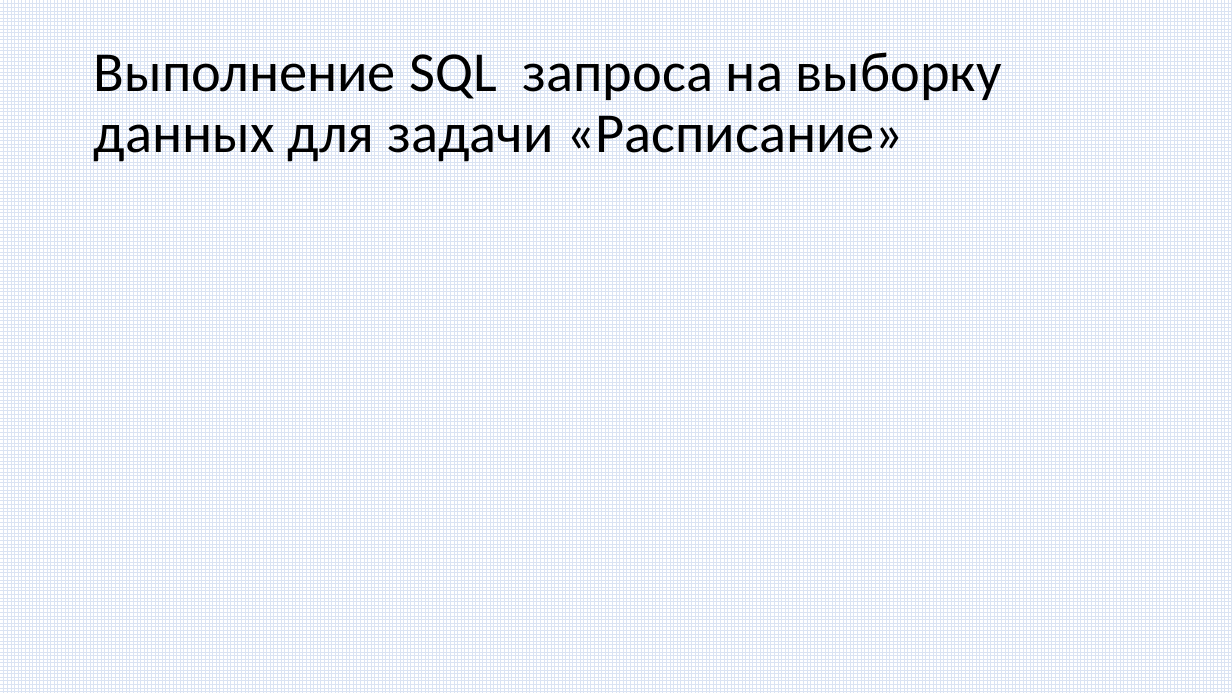
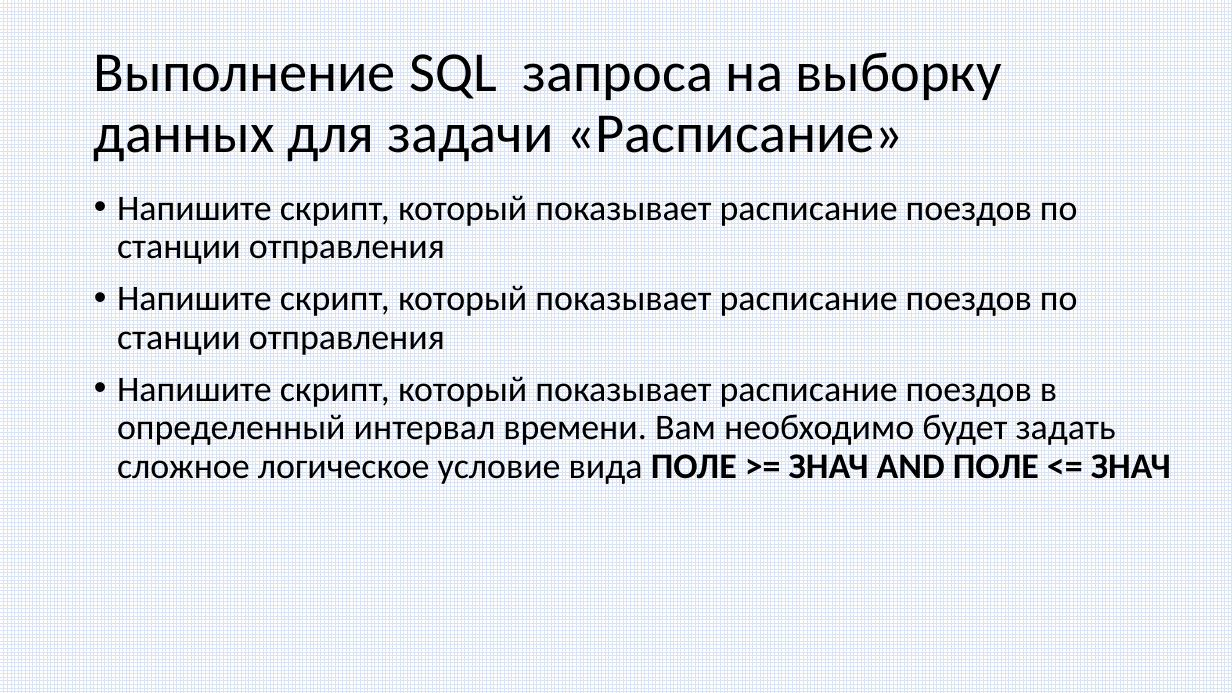
Before and after one commit to paveltsytovich/telegram-course, a slide deck: slide 156 of Presentation/Разработка ботов для телеграмм на Python.pptx (slide 150 before the commit). Drawn at 1232x693 pixels with LibreOffice and Linux fonts; fonts in the diff are those of the drawing. Boxes give left, top, right and bottom in pixels: in the first picture for what was removed or moved away, otherwise in the second. Text is boxed around its words. In the diff, an @@ line names an element or a change of style, - is before the commit and + after.

```diff
--- a/Presentation/Разработка ботов для телеграмм на Python.pptx
+++ b/Presentation/Разработка ботов для телеграмм на Python.pptx
@@ text added at (117,195,1171,484), 28 pt, text #000000 @@
+• Напишите скрипт, который показывает расписание поездов по станции отправления
+• Напишите скрипт, который показывает расписание поездов по станции отправления
+• Напишите скрипт, который показывает расписание поездов в определенный интервал времени. Вам необходимо будет задать сложное логическое условие вида ПОЛЕ >= ЗНАЧ AND ПОЛЕ <= ЗНАЧ
```
Also in this commit, not shown: 3 other slides changed, 7 slides added.
